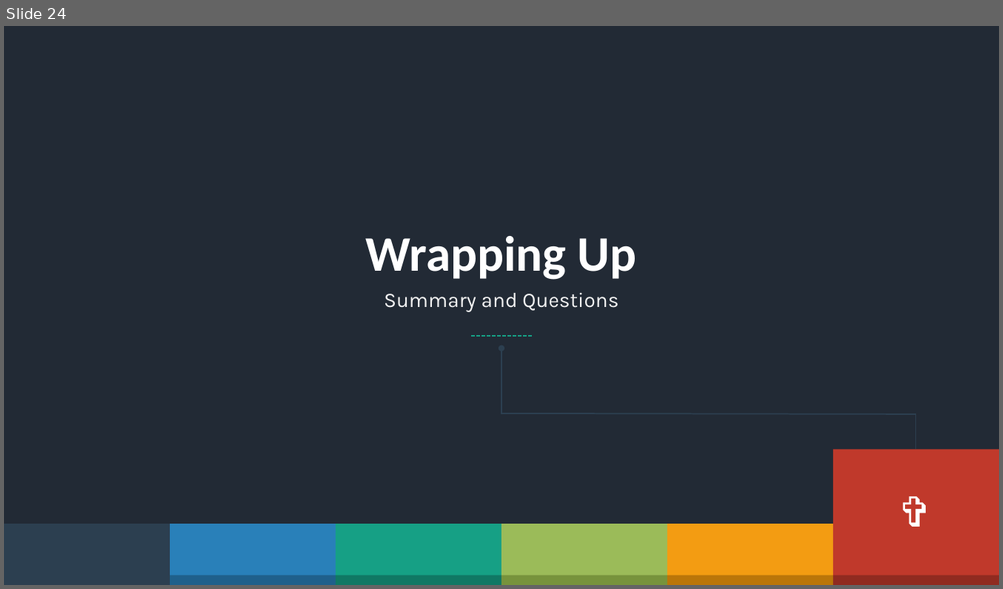
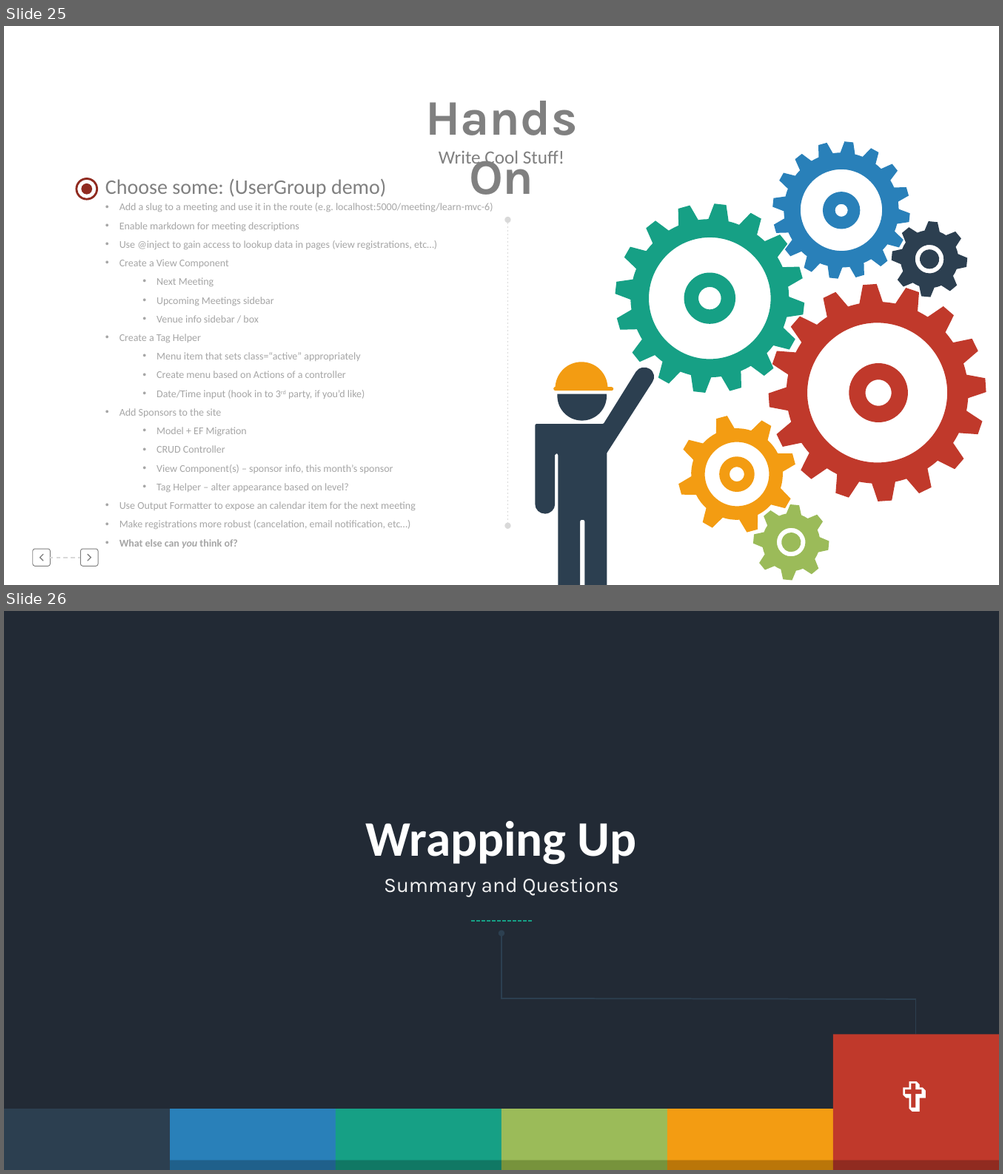
Before and after one commit to cabarney/MvcNextGen, a slide deck: Slides.pptx. Shown one above the other, each under a label of ours: slide 24 before the commit, slides 25 and 26 after it. The pictures are 1003x589 and 1003x1174 pixels, drawn with LibreOffice and Linux fonts; fonts in the diff are those of the drawing. Boxes give left, top, right and bottom in pixels: in the first picture for what was removed or moved away, otherwise in the second. Text is boxed around its words. In the diff, an @@ line names an element or a change of style, - is before the commit and + after.

```diff
--- a/Slides.pptx
+++ b/Slides.pptx
@@ slide 25 added at (x1=4, y1=26, x2=999, y2=585), background #FFFFFF @@
@@ text added at (x1=425, y1=101, x2=577, y2=207), 48 pt, text #808080, bold @@
+Hands On
@@ text added at (x1=438, y1=150, x2=564, y2=168), 18 pt, text #808080 @@
+Write Cool Stuff!
@@ freeform shape added at (x1=772, y1=141, x2=910, y2=279), fill #2980B9 @@
@@ freeform shape added at (x1=76, y1=178, x2=98, y2=200), fill #902B20 @@
@@ text added at (x1=105, y1=179, x2=386, y2=198), 20 pt, text #808080 @@
+Choose some: (UserGroup demo)
@@ ellipse added at (x1=81, y1=184, x2=92, y2=195), fill #902B20 @@
@@ text added at (x1=119, y1=203, x2=493, y2=548), 10 pt, text #A6A6A6 @@
+• Add a slug to a meeting and use it in the route (e.g. localhost:5000/meeting/learn-mvc-6)
+• Enable markdown for meeting descriptions
+• Use @inject to gain access to lookup data in pages (view registrations, etc…)
+• Create a View Component
+  • Next Meeting
+  • Upcoming Meetings sidebar
+  • Venue info sidebar / box
+• Create a Tag Helper
+  • Menu item that sets class=“active” appropriately
+  • Create menu based on Actions of a controller
+  • Date/Time input (hook in to 3rd party, if you’d like)
+• Add Sponsors to the site
+  • Model + EF Migration
+  • CRUD Controller
+  • View Component(s) – sponsor info, this month’s sponsor
+  • Tag Helper – alter appearance based on level?
+• Use Output Formatter to expose an calendar item for the next meeting
+• Make registrations more robust (cancelation, email notification, etc…)
+• What else can you think of?
@@ freeform shape added at (x1=822, y1=192, x2=859, y2=229), fill #2980B9 @@
@@ double arrow added from (508, 220) to (508, 526), #D9D9D9 0.5 pt dashed @@
@@ freeform shape added at (x1=615, y1=204, x2=805, y2=393), fill #16A085 @@
@@ freeform shape added at (x1=891, y1=221, x2=967, y2=298), fill #2C3F50 @@
@@ freeform shape added at (x1=919, y1=249, x2=939, y2=269), fill #2C3F50 @@
@@ freeform shape added at (x1=684, y1=273, x2=735, y2=324), fill #16A085 @@
@@ freeform shape added at (x1=768, y1=284, x2=986, y2=502), fill #C0392B @@
@@ freeform shape added at (x1=535, y1=366, x2=655, y2=585), fill #2C3F50 @@
@@ freeform shape added at (x1=553, y1=363, x2=613, y2=392), fill #F39C12 @@
@@ freeform shape added at (x1=848, y1=363, x2=908, y2=422), fill #C0392B @@
@@ freeform shape added at (x1=557, y1=395, x2=606, y2=421), fill #2C3F50 @@
@@ freeform shape added at (x1=678, y1=416, x2=795, y2=533), fill #F39C12 @@
@@ freeform shape added at (x1=719, y1=457, x2=754, y2=492), fill #F39C12 @@
@@ freeform shape added at (x1=753, y1=505, x2=829, y2=581), fill #9BBB59 @@
@@ freeform shape added at (x1=781, y1=534, x2=802, y2=553), fill #9BBB59 @@
@@ freeform shape added at (x1=32, y1=549, x2=51, y2=567), fill #808080 @@
@@ freeform shape added at (x1=39, y1=554, x2=43, y2=562), fill #808080 @@
@@ line added from (48, 558) to (80, 558), #D9D9D9 1 pt dashed @@
@@ freeform shape added at (x1=80, y1=549, x2=99, y2=567), fill #808080 @@
@@ freeform shape added at (x1=88, y1=554, x2=92, y2=562), fill #808080 @@
@@ what was slide 24 is now slide 26 @@
```
Also in this commit, not shown: 14 slides changed, 6 other slides added, 3 slides removed, 27 other files.
